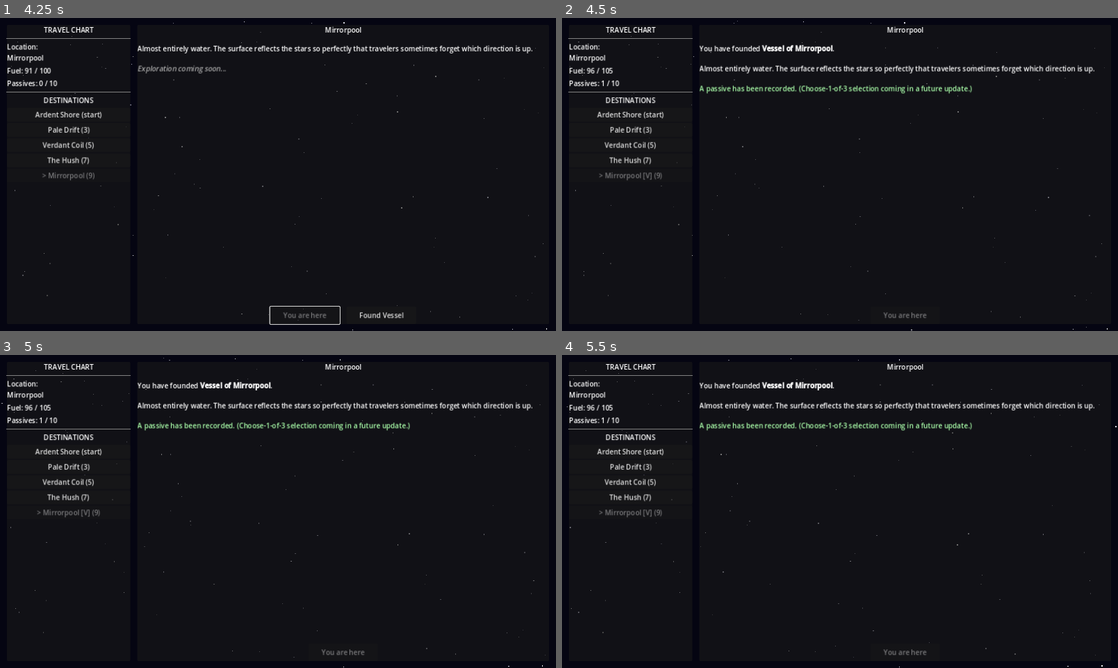
Above: before the commit, frames 1-4 (two rows, left to right).
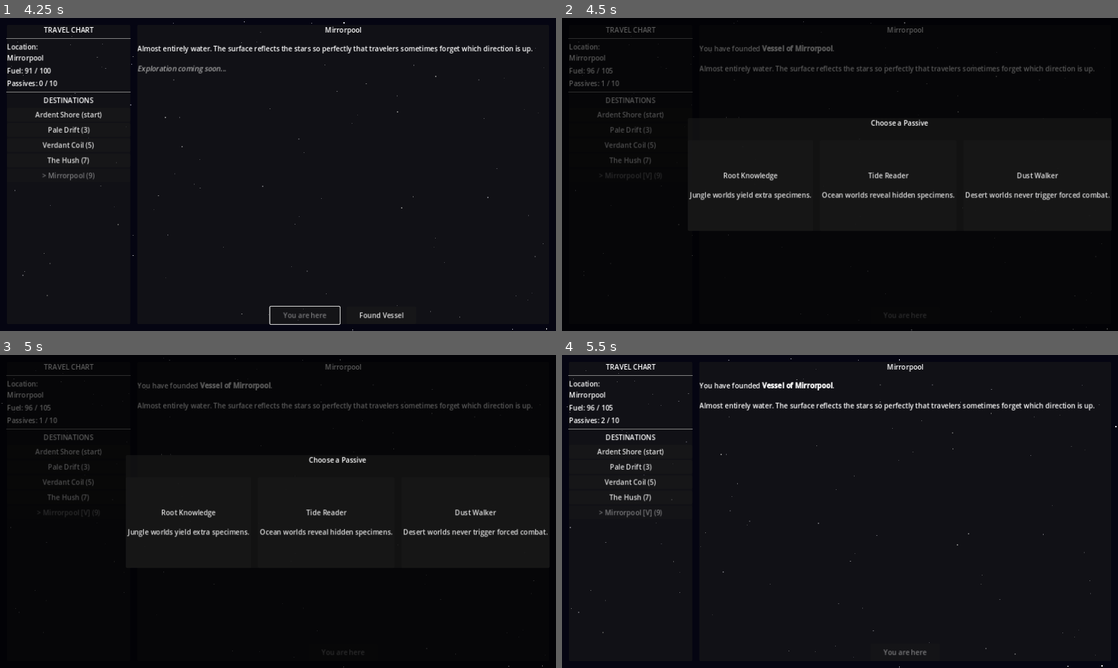
Above: after the commit, the same moments.

Repository: ColdTie/Metanoia-Vessel-2D
Game: Godot game, scene res://scenes/travel/travel_screen.tscn
Two runs of this game, one before a commit and one after it. Both use one fixed random seed, a clock stepped at 60 frames per second and the inputs below.
Inputs (mouse positions are in pixels of both pictures, inside the frame that each line leads up to):
- Up to frame 1 (4.25 s): click "Pale Drift (3)" at 0.5 s; click "Verdant Coil (5)" at 1.25 s; click "The Hush (7)" at 2 s; click "Mirrorpool (9)" at 2.75 s; click "Depart (9 fuel)" at 3.5 s
- Up to frame 2 (4.5 s): click "Found Vessel" at 4.25 s
- Up to frame 3 (5 s): no input
- Up to frame 4 (5.5 s): click (751, 524) at 5 s, where only the run after the commit has a clickable "Root Knowledge Jungle worlds …"

Frame 1 is identical in both runs. In frame 2, 4.9% of the frame differs, in the area x 1-99%, y 0-100%; in frame 3, 4.9%; in frame 4, 0.6%.

Commit message:
feat: choose-1-of-3 passive reward on settling
Adds GameState.PASSIVE_POOL and get_passive_choices() (unowned,
shuffled draw), a new passive_select overlay scene/script, and wires
it into travel_screen's settle flow. Founding Bonus stays a guaranteed
first-settlement reward; every settlement now also offers a 1-of-3
draw from the pool. Updates design/systems.md and content-log.md.

Co-Authored-By: Claude Sonnet 5 <noreply@anthropic.com>
Claude-Session: https://claude.ai/code/session_01M5znZUS3CuDb4NvZaqkQuP

Diff:
--- /dev/null
+++ b/scenes/ui/passive_select.tscn
@@ -0,0 +1,6 @@
+[gd_scene load_steps=2 format=3 uid="uid://cpassiveselect01"]
+
+[ext_resource type="Script" path="res://scripts/ui/passive_select.gd" id="1_select"]
+
+[node name="PassiveSelect" type="CanvasLayer"]
+script = ExtResource("1_select")
--- a/scripts/autoloads/game_state.gd
+++ b/scripts/autoloads/game_state.gd
@@ -15,6 +15,17 @@
 # World catalog — initialized in _ready(); mutated when worlds are settled.
 # Each entry: {id, name, type, description, settled, vessel_name, distance, specimens}
 var world_catalog: Array = []
+
+# Passive roster available for the choose-1-of-3 settling reward.
+# founding_bonus is granted directly on first settlement (see travel_screen.gd)
+# and is not part of this draw pool. 4 more TBD — see design/systems.md.
+const PASSIVE_POOL: Array = [
+	{"id": "root_knowledge", "name": "Root Knowledge", "desc": "Jungle worlds yield extra specimens."},
+	{"id": "echo_listener", "name": "Echo Listener", "desc": "Unlocks extra creature dialogue options."},
+	{"id": "frost_hardened", "name": "Frost Hardened", "desc": "Ice-world travel costs 1 less fuel."},
+	{"id": "tide_reader", "name": "Tide Reader", "desc": "Ocean worlds reveal hidden specimens."},
+	{"id": "dust_walker", "name": "Dust Walker", "desc": "Desert worlds never trigger forced combat."},
+]
 
 signal world_changed(new_world: String)
 signal passive_gained(passive: Dictionary)
@@ -111,6 +122,18 @@
 	return true
 
 
+func get_passive_choices(count: int) -> Array:
+	var owned_ids: Array = []
+	for p in passives:
+		owned_ids.append(p.get("id", ""))
+	var available: Array = []
+	for p in PASSIVE_POOL:
+		if not owned_ids.has(p["id"]):
+			available.append(p)
+	available.shuffle()
+	return available.slice(0, min(count, available.size()))
+
+
 func add_passive(passive: Dictionary) -> void:
 	passives.append(passive)
 	passive_gained.emit(passive)
--- a/scripts/travel/travel_screen.gd
+++ b/scripts/travel/travel_screen.gd
@@ -7,6 +7,8 @@
 const STAR_SPEEDS: Array = [12.0, 28.0, 55.0]
 const STAR_COUNTS: Array = [120, 70, 35]
 const STAR_SPAN_W: float = 2560.0   # double viewport width for seamless wrap
+
+const PassiveSelectScene := preload("res://scenes/ui/passive_select.tscn")
 
 var _star_layers: Array = []
 var _star_root: Node2D
@@ -287,18 +289,20 @@
 	if world.get("settled", false):
 		return
 
+	var is_first_settlement: bool = _no_world_settled_yet()
+
 	world["settled"] = true
 	world["vessel_name"] = "Vessel of " + world["name"]
 
-	# Grant the founding passive (choose-1-of-3 UI is TODO)
-	GameState.add_passive({
-		"id": "founding_bonus",
-		"name": "Founding Bonus",
-		"desc": "The act of founding grants clarity. +5 max fuel.",
-		"source": world["name"],
-	})
-	GameState.max_fuel += 5
-	GameState.refuel(5)
+	if is_first_settlement:
+		GameState.add_passive({
+			"id": "founding_bonus",
+			"name": "Founding Bonus",
+			"desc": "The act of founding grants clarity. +5 max fuel.",
+			"source": world["name"],
+		})
+		GameState.max_fuel += 5
+		GameState.refuel(5)
 
 	_settle_button.visible = false
 	_populate_destinations()
@@ -306,11 +310,33 @@
 
 	_world_desc_label.text = \
 		"You have founded [b]" + world["vessel_name"] + "[/b].\n\n" \
-		+ world.get("description", "") \
-		+ "\n\n[color=#aaffaa]A passive has been recorded. " \
-		+ "(Choose-1-of-3 selection coming in a future update.)[/color]"
-
-	SaveLoad.save_game()
+		+ world.get("description", "")
+
+	var choices: Array = GameState.get_passive_choices(3)
+	if choices.is_empty():
+		SaveLoad.save_game()
+	else:
+		_show_passive_select(choices, world["name"])
+
+
+func _no_world_settled_yet() -> bool:
+	for w in GameState.world_catalog:
+		if w.get("settled", false):
+			return false
+	return true
+
+
+func _show_passive_select(choices: Array, world_name: String) -> void:
+	var select := PassiveSelectScene.instantiate()
+	add_child(select)
+	select.open(choices)
+	select.chosen.connect(func(passive: Dictionary):
+		var granted: Dictionary = passive.duplicate()
+		granted["source"] = world_name
+		GameState.add_passive(granted)
+		_refresh_status()
+		SaveLoad.save_game()
+	)
 
 
 func _on_world_changed(_new_world: String) -> void:
--- /dev/null
+++ b/scripts/ui/passive_select.gd
@@ -0,0 +1,66 @@
+extends CanvasLayer
+
+# Choose-1-of-3 passive reward overlay. Instantiated by travel_screen on settle.
+# Call open(choices) with up to 3 passive dicts from GameState.get_passive_choices().
+
+signal chosen(passive: Dictionary)
+
+var _choices: Array = []
+
+
+func open(choices: Array) -> void:
+	_choices = choices
+	_build_ui()
+
+
+func _build_ui() -> void:
+	var dim := ColorRect.new()
+	dim.set_anchors_and_offsets_preset(Control.PRESET_FULL_RECT)
+	dim.color = Color(0.0, 0.0, 0.0, 0.65)
+	add_child(dim)
+
+	var root := Control.new()
+	root.set_anchors_and_offsets_preset(Control.PRESET_FULL_RECT)
+	add_child(root)
+
+	var panel := PanelContainer.new()
+	panel.set_anchor(SIDE_LEFT, 0.5)
+	panel.set_anchor(SIDE_TOP, 0.5)
+	panel.set_anchor(SIDE_RIGHT, 0.5)
+	panel.set_anchor(SIDE_BOTTOM, 0.5)
+	panel.set_offset(SIDE_LEFT, -350.0)
+	panel.set_offset(SIDE_TOP, -130.0)
+	panel.set_offset(SIDE_RIGHT, 350.0)
+	panel.set_offset(SIDE_BOTTOM, 130.0)
+	root.add_child(panel)
+
+	var vbox := VBoxContainer.new()
+	vbox.add_theme_constant_override("separation", 12)
+	panel.add_child(vbox)
+
+	var title := Label.new()
+	title.text = "Choose a Passive"
+	title.horizontal_alignment = HORIZONTAL_ALIGNMENT_CENTER
+	vbox.add_child(title)
+	vbox.add_child(HSeparator.new())
+
+	var row := HBoxContainer.new()
+	row.alignment = BoxContainer.ALIGNMENT_CENTER
+	row.size_flags_vertical = Control.SIZE_EXPAND_FILL
+	row.add_theme_constant_override("separation", 16)
+	vbox.add_child(row)
+
+	for i in _choices.size():
+		var choice: Dictionary = _choices[i]
+		var btn := Button.new()
+		btn.text = choice.get("name", "") + "\n\n" + choice.get("desc", "")
+		btn.custom_minimum_size = Vector2(200, 140)
+		btn.pressed.connect(_on_choice_pressed.bind(i))
+		row.add_child(btn)
+
+
+func _on_choice_pressed(i: int) -> void:
+	if i < 0 or i >= _choices.size():
+		return
+	chosen.emit(_choices[i])
+	queue_free()
Not shown, changed: design/content-log.md
Not shown, changed: design/systems.md
